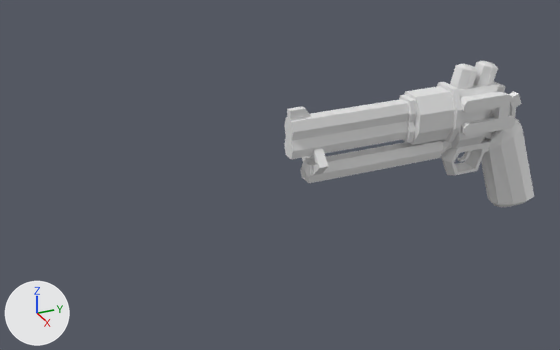
An edit to the Blender file Assets/_VanHelsingVR/Art/Blender/Player/gun.blend, drawn before and after from the same camera.
The view is the same before and after, from a 50 mm camera at (6.07, -2.82, 3.24) aimed at (-0.07, -0.05, 0.17). Every picture has the same lights, and +X, +Y and +Z are marked at lower left. The picture after the commit comes second.

The first picture shows 'Bobina', 'Cañon', 'Conexion', 'Conexion.001', 'Cuerpo', 'Engrane', 'Foco', 'Foco.001', 'Gatillo', 'Mango', 'SoporteBobina', 'SoporteCuerpo', 'SoporteFoco', 'SoporteFoco.001'.
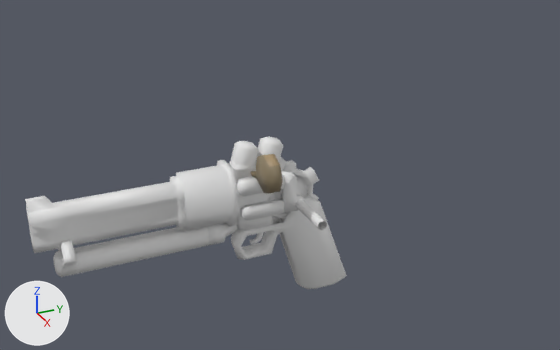
Patch to the scene script:
```diff
--- a/Assets/_VanHelsingVR/Art/Blender/Player/gun.blend.py
+++ b/Assets/_VanHelsingVR/Art/Blender/Player/gun.blend.py
@@ me_cylinder @@
 me_cylinder.from_pydata(...)  # 58 vertices, 52 faces; spans x -0.022..0.026, y -0.033..0.029, z -0.061..0.103
 # used by ob_cañon; location = (0.0, 0.825, 0.594); rotation_euler = (1.571, 0.524, 0.0), in degrees (90, 30, 0); scale = (8.0, 8.0, 8.0)
+# me_cylinder part 1: all faces are now shaded smooth (52 of 52 changed)
@@ me_cylinder_003 @@
 me_cylinder_003.from_pydata(...)  # 79 vertices, 78 faces; spans x -0.0273..0.0273, y -0.0738..0.0512, z -0.0426..0.0433
 # used by ob_cuerpo; location = (0.0, 1.903, 0.497); scale = (8.0, 8.0, 8.0)
+# me_cylinder_003 part 2: all faces are now shaded smooth (78 of 78 changed)
@@ ob_cañon @@
 ob_cañon = bpy.data.objects.new('Cañon', me_cylinder)
-ob_cañon.location = (0.0, 0.825, 0.594)
+ob_cañon.location = (0.0, -1.55, 0.156)
 ob_cañon.rotation_euler = (1.571, 0.524, 0.0)  # degrees (90, 30, 0)
@@ ob_soportebobina @@
 ob_soportebobina = bpy.data.objects.new('SoporteBobina', me_cylinder_004)
-ob_soportebobina.location = (0.0, 0.682, 0.25)
+ob_soportebobina.location = (0.0, -1.693, -0.187)
 ob_soportebobina.rotation_euler = (1.571, 0.524, 0.0)  # degrees (90, 30, 0)
@@ ob_cuerpo @@
 ob_cuerpo = bpy.data.objects.new('Cuerpo', me_cylinder_003)
-ob_cuerpo.location = (0.0, 1.903, 0.497)
+ob_cuerpo.location = (0.0, -0.472, 0.06)
 ob_cuerpo.scale = (8.0, 8.0, 8.0)
@@ ob_bobina @@
 ob_bobina = bpy.data.objects.new('Bobina', me_cylinder_006)
-ob_bobina.location = (0.0, 0.979, 0.201)
+ob_bobina.location = (0.0, -1.396, -0.236)
 ob_bobina.rotation_euler = (1.571, 0.524, 0.0)  # degrees (90, 30, 0)
@@ ob_soportecuerpo @@
 ob_soportecuerpo = bpy.data.objects.new('SoporteCuerpo', me_cube_013)
-ob_soportecuerpo.location = (0.156, 2.375, 0.438)
+ob_soportecuerpo.location = (0.156, 0.0, 0.0)
 ob_soportecuerpo.rotation_euler = (-1.017, 0.0, 0.0)  # degrees (-58, 0, 0)
@@ ob_soportefoco_001 @@
 ob_soportefoco_001 = bpy.data.objects.new('SoporteFoco.001', me_cylinder_008)
-ob_soportefoco_001.location = (0.0, 1.906, 0.812)
+ob_soportefoco_001.location = (0.0, -0.469, 0.375)
 ob_soportefoco_001.rotation_euler = (-0.262, 0.0, 0.0)  # degrees (-15, 0, 0)
@@ ob_foco @@
 ob_foco = bpy.data.objects.new('Foco', me_cylinder_009)
-ob_foco.location = (0.0, 1.906, 0.812)
+ob_foco.location = (0.0, -0.469, 0.375)
 ob_foco.rotation_euler = (-0.262, 0.0, 0.0)  # degrees (-15, 0, 0)
@@ ob_foco_001 @@
 ob_foco_001 = bpy.data.objects.new('Foco.001', me_cylinder_012)
-ob_foco_001.location = (0.0, 2.156, 0.812)
+ob_foco_001.location = (0.0, -0.219, 0.375)
 ob_foco_001.rotation_euler = (-0.262, 0.0, 0.0)  # degrees (-15, 0, 0)
@@ ob_soportefoco @@
 ob_soportefoco = bpy.data.objects.new('SoporteFoco', me_cylinder_013)
-ob_soportefoco.location = (0.0, 2.156, 0.812)
+ob_soportefoco.location = (0.0, -0.219, 0.375)
 ob_soportefoco.rotation_euler = (-0.262, 0.0, 0.0)  # degrees (-15, 0, 0)
@@ ob_conexion @@
 ob_conexion = bpy.data.objects.new('Conexion', me_cube_010)
-ob_conexion.location = (0.156, 2.375, 0.438)
+ob_conexion.location = (0.156, 0.0, 0.0)
 ob_conexion.rotation_euler = (-1.017, 0.0, 0.0)  # degrees (-58, 0, 0)
@@ ob_conexion_001 @@
 ob_conexion_001 = bpy.data.objects.new('Conexion.001', me_cube_008)
-ob_conexion_001.location = (0.156, 2.375, 0.438)
+ob_conexion_001.location = (0.156, 0.0, 0.0)
 ob_conexion_001.rotation_euler = (-1.017, 0.0, 0.0)  # degrees (-58, 0, 0)
@@ ob_engrane @@
 ob_engrane = bpy.data.objects.new('Engrane', me_cylinder_005)
-ob_engrane.location = (0.0, 2.375, 0.438)
+ob_engrane.location = (0.0, 0.0, 0.0)
 ob_engrane.rotation_euler = (-0.254, 0.0, 0.0)  # degrees (-15, 0, 0)
@@ ob_mango @@
 ob_mango = bpy.data.objects.new('Mango', me_cube_016)
-ob_mango.location = (-0.031, 2.375, 0.438)
+ob_mango.location = (-0.031, 0.0, 0.0)
 ob_mango.rotation_euler = (-1.017, 0.0, 0.0)  # degrees (-58, 0, 0)
@@ ob_gatillo @@
 ob_gatillo = bpy.data.objects.new('Gatillo', me_cube_003)
-ob_gatillo.location = (0.0, 2.098, 0.152)
+ob_gatillo.location = (0.0, -0.277, -0.285)
 ob_gatillo.scale = (8.0, 8.0, 8.0)
@@ ob_resorte @@
 ob_resorte.scale = (8.0, 8.0, 8.0)
-ob_resorte.hide_set(True)
@@ ob_indicador @@
+ob_indicador = bpy.data.objects.new('Indicador', me_cylinder_007)  # 48 vertices, 41 faces; spans x 0.0..0.0602, y -0.0085..0.036, z -0.0088..0.0059; in mat_gunmat_001 (picture img_tex_gun_png_001)
+ob_indicador.location = (0.094, -0.391, 0.328)
+ob_indicador.rotation_euler = (1.571, 0.0, 0.0)  # degrees (90, 0, 0)
+ob_indicador.scale = (8.0, 8.0, 8.0)
```

Pixel boxes [x1, y1, x2, y2] of what changed, in the pictures (560 x 350 px):
'Cañon', shading changed, moved: before [284, 95, 417, 160]; after [25, 176, 186, 254]
'Mango', moved: before [441, 120, 534, 207]; after [231, 195, 347, 289]
'Cuerpo', shading changed, moved: before [404, 82, 499, 148]; after [176, 157, 286, 231]
'Bobina', moved: before [324, 142, 430, 180]; after [74, 227, 209, 273]
'SoporteCuerpo', moved: before [460, 92, 501, 136]; after [236, 175, 284, 221]
'SoporteBobina', moved: before [300, 139, 452, 183]; after [53, 223, 238, 277]
'Engrane', moved: before [484, 84, 522, 142]; after [268, 160, 319, 223]
'Conexion.001', moved: before [495, 92, 515, 131]; after [281, 171, 306, 213]
'Foco', moved: before [451, 64, 478, 86]; after [231, 141, 258, 166]
'Indicador', added (brown): after [250, 154, 283, 193]
'Foco.001', moved: before [475, 61, 498, 83]; after [257, 137, 283, 161]
'Resorte', shown: after [295, 199, 327, 230]
'SoporteFoco.001', moved: before [450, 81, 473, 89]; after [230, 160, 254, 170]
'Gatillo', moved: before [458, 151, 471, 162]; after [249, 232, 264, 244]
'SoporteFoco', moved (not visible afterwards): before [473, 79, 493, 86]
